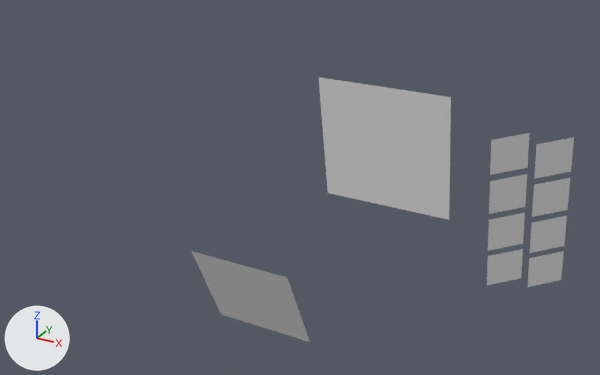
Two versions of the FBX model Assets/Models/Player/Panels/Screens.fbx, one commit apart.
The view is the same before and after, from a 50 mm camera at (0.506, -2.313, 1.038) aimed at (0.069, -1.517, 0.64). Arrows for +X, +Y and +Z are at lower left; the lights stay in place. Where no turn or scale is listed for an object, it has been applied to the vertices.
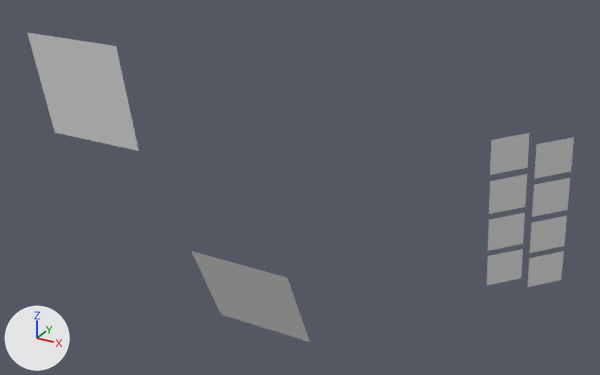
What changed in the scene script:
```text
Change me_plane_002:
    where me_plane_002.from_pydata(...)  # 40 vertices, 20 faces; spans x -0.071..0.377, y -0.07..0.03, z -0.064..0.332
    used by ob_plane; location = (0.0, -1.5233, 0.4717)
    me_plane_002 part 1: the loose piece of 4 vertices spanning x 0.131..0.271, y -0.07..-0.046, z 0.195..0.332 is moved by (-0.402, 0.002, 0.0)
```

Changed parts and their boxes [x1, y1, x2, y2] in the pictures (600 x 375 px; the box of a moved part takes in the faces that stretch with it):
'Plane', reshaped (42% wider, 17% taller): before [191, 77, 574, 342]; after [28, 33, 574, 342]
part 1 of me_plane_002, moved or reshaped: before [319, 77, 451, 220]; after [28, 33, 139, 151]
